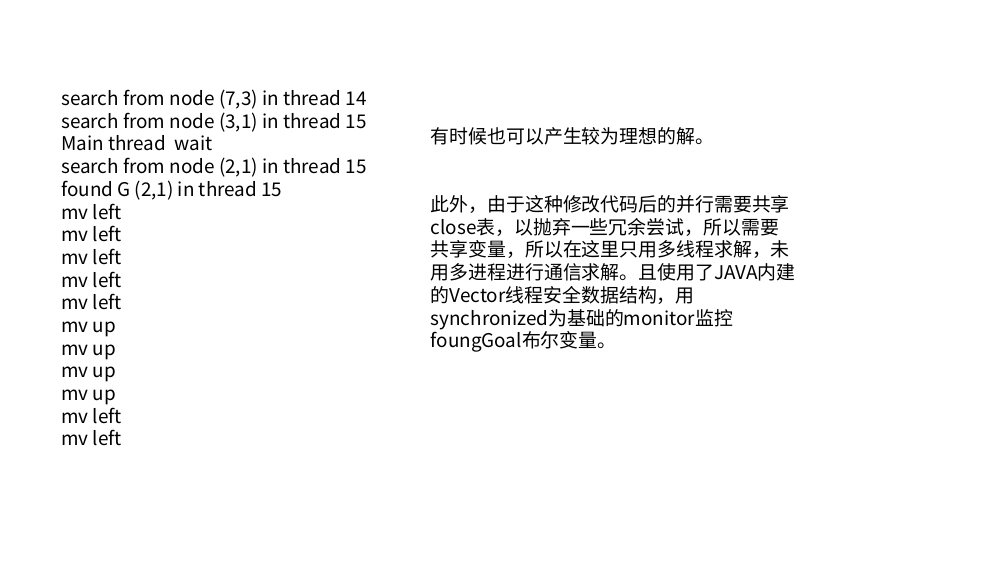
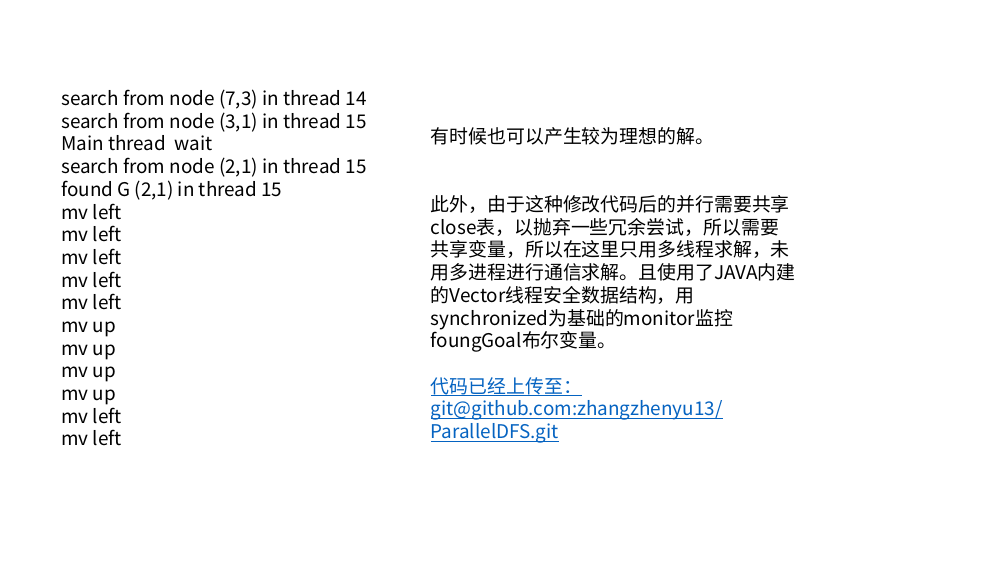
Before and after one commit to zhangzhenyu13/ParallelDFS, a slide deck: slide 2 of introduction.pptx. Drawn at 1008x567 pixels with LibreOffice and Linux fonts; fonts in the diff are those of the drawing. Boxes give left, top, right and bottom in pixels: in the first picture for what was removed or moved away, otherwise in the second. Text is boxed around its words. In the diff, an @@ line names an element or a change of style, - is before the commit and + after.

Commit message:
inro

```diff
--- a/introduction.pptx
+++ b/introduction.pptx
@@ text at box(431, 377, 723, 443): paragraph added @@
+代码已经上传至：git@github.com:zhangzhenyu13/ParallelDFS.git
```
